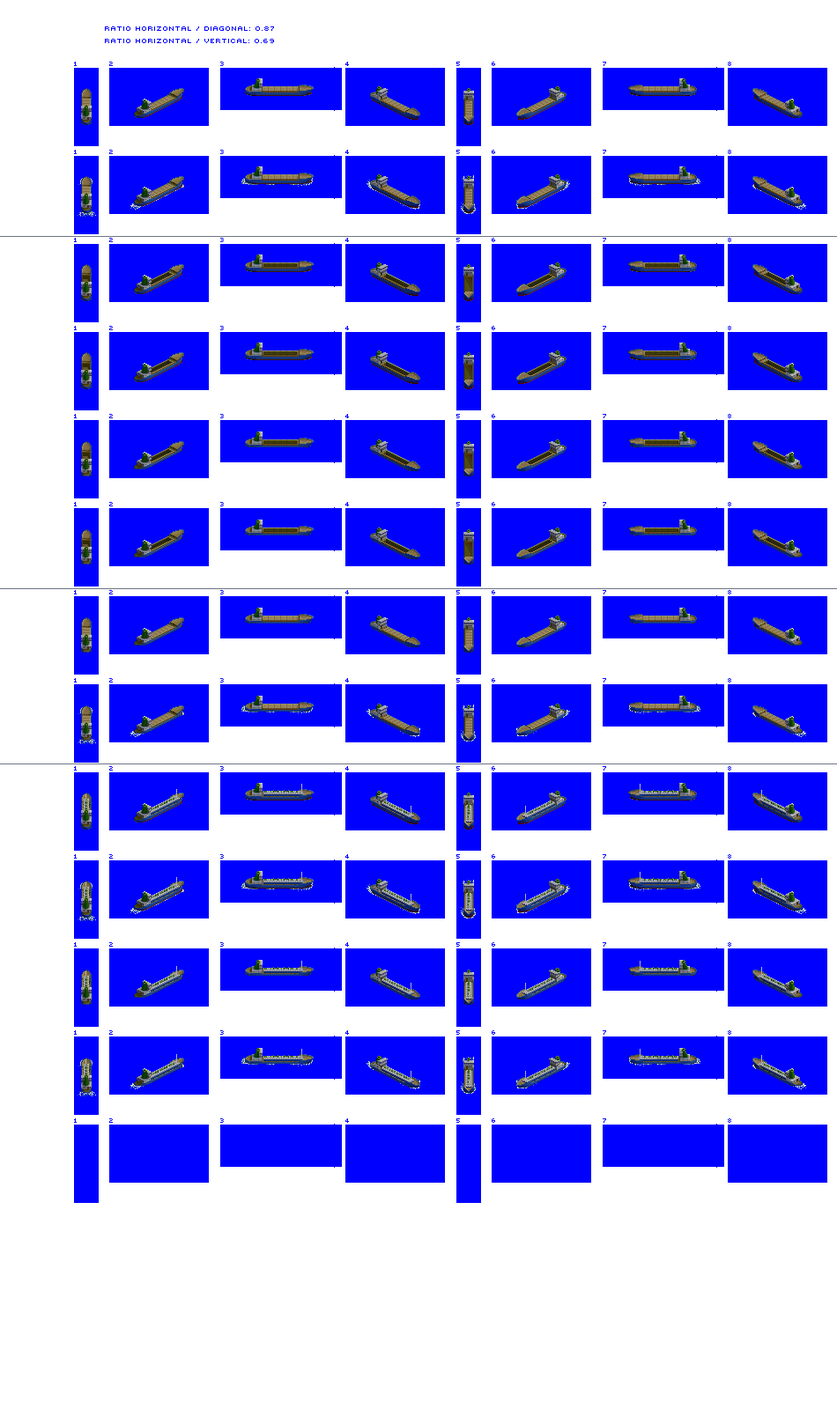
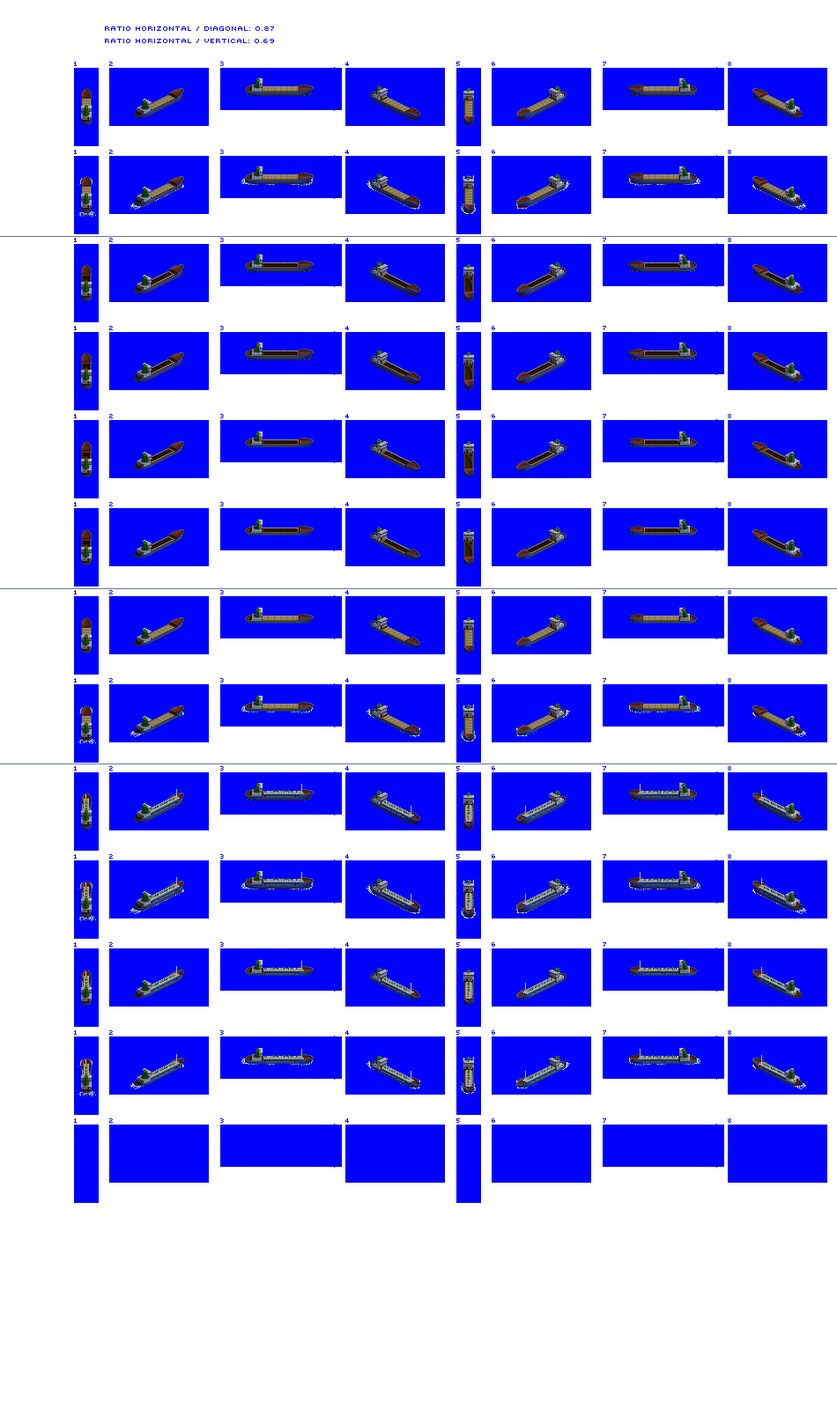
Before/after of a 837 × 1409 layered artwork. What changed in the layer stack:
painted on "Large Trader" over [81, 85, 802, 1093]
